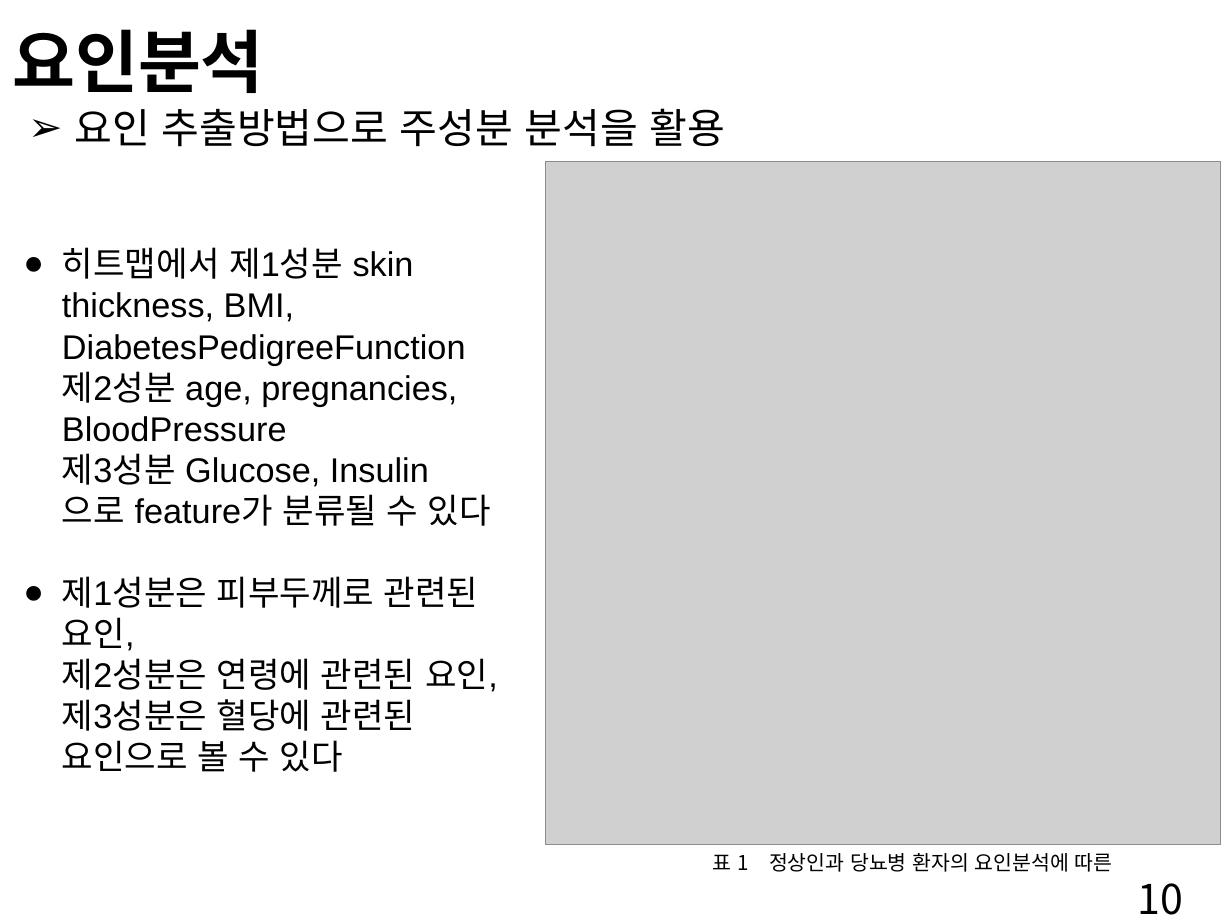
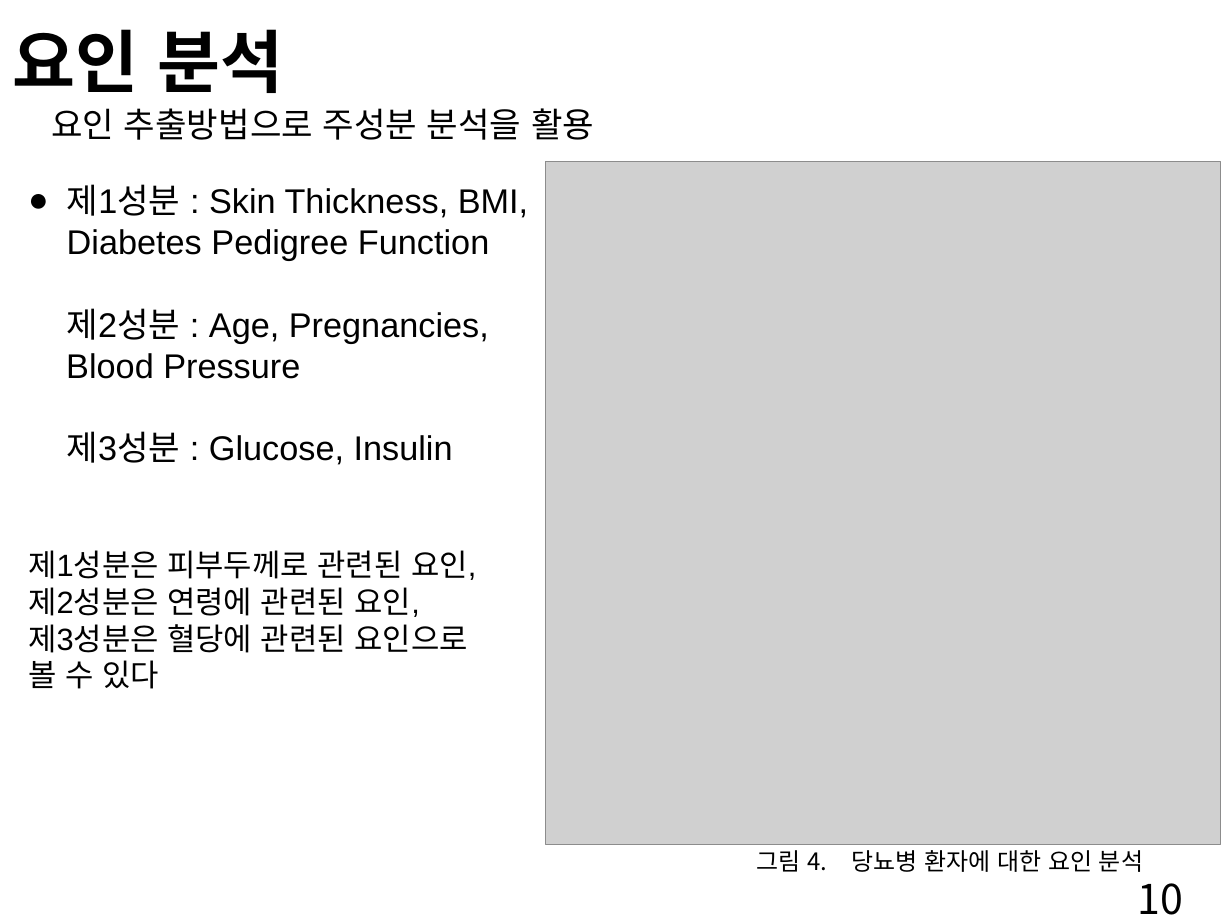
Before and after one commit to yeunkyung/projects, a slide deck: slide 10 of papers/Diabetes_Analysis_ppt_kor.pptx. Drawn at 1232x924 pixels with LibreOffice and Linux fonts; fonts in the diff are those of the drawing; grey boxes stand for pictures. Boxes give left, top, right and bottom in pixels: in the first picture for what was removed or moved away, otherwise in the second. Text is boxed around its words. In the diff, an @@ line names an element or a change of style, - is before the commit and + after.

```diff
--- a/papers/Diabetes_Analysis_ppt_kor.pptx
+++ b/papers/Diabetes_Analysis_ppt_kor.pptx
@@ title at <box>12,29,283,93</box>: spaces changed @@
-요인분석
+요인 분석
@@ text "요인 추출방법으로 주성분 분석을 활용" at <box>51,108,594,140</box>: size 24 to 20 pt; bullet ➢ to none @@
@@ text at <box>28,184,528,689</box>: text changed @@
-● 히트맵에서 제1성분 skin thickness, BMI, DiabetesPedigreeFunction
-  제2성분 age, pregnancies, BloodPressure
-  제3성분 Glucose, Insulin
-  으로 feature가 분류될 수 있다
-● 제1성분은 피부두께로 관련된 요인,
-  제2성분은 연령에 관련된 요인,
-  제3성분은 혈당에 관련된 요인으로 볼 수 있다
+● 제1성분 : Skin Thickness, BMI, Diabetes Pedigree Function
+제2성분 : Age, Pregnancies,
+Blood Pressure
+제3성분 : Glucose, Insulin
+제1성분은 피부두께로 관련된 요인,
+제2성분은 연령에 관련된 요인,
+제3성분은 혈당에 관련된 요인으로
+볼 수 있다
@@ text at <box>756,850,1143,872</box>: text changed; size 12 to 14 pt @@
-표 1 정상인과 당뇨병 환자의 요인분석에 따른
+그림 4. 당뇨병 환자에 대한 요인 분석
```
Also in this commit, not shown: 13 other slides changed, 1 other file.
